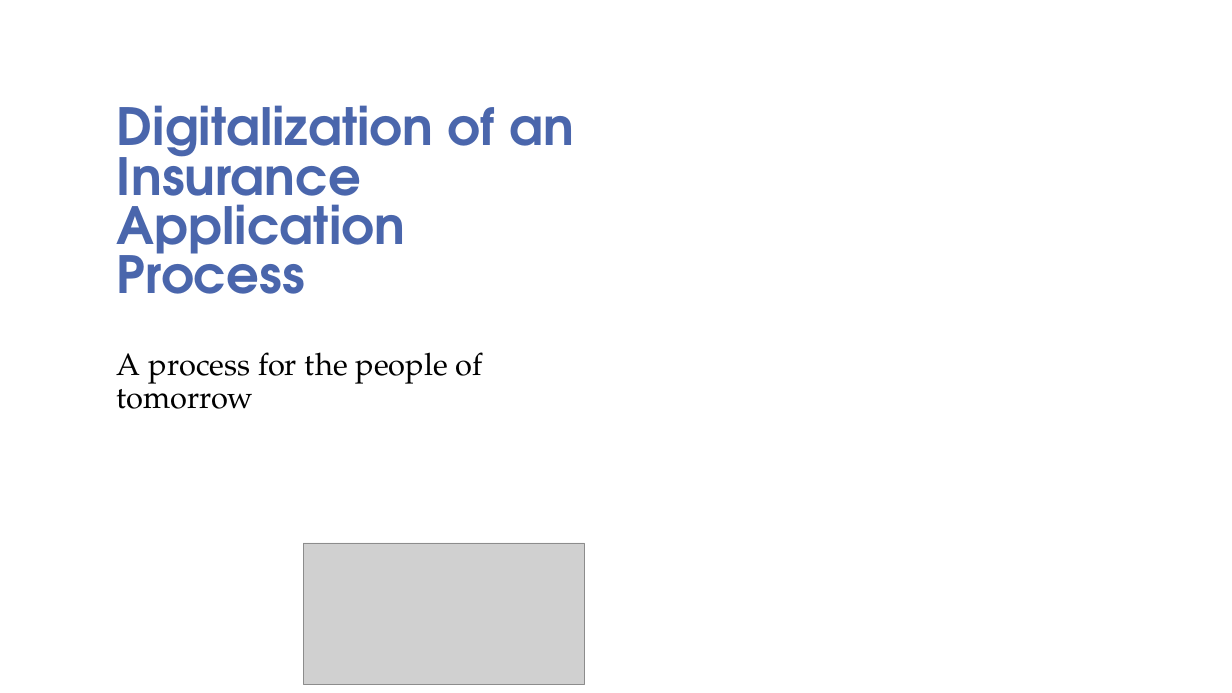
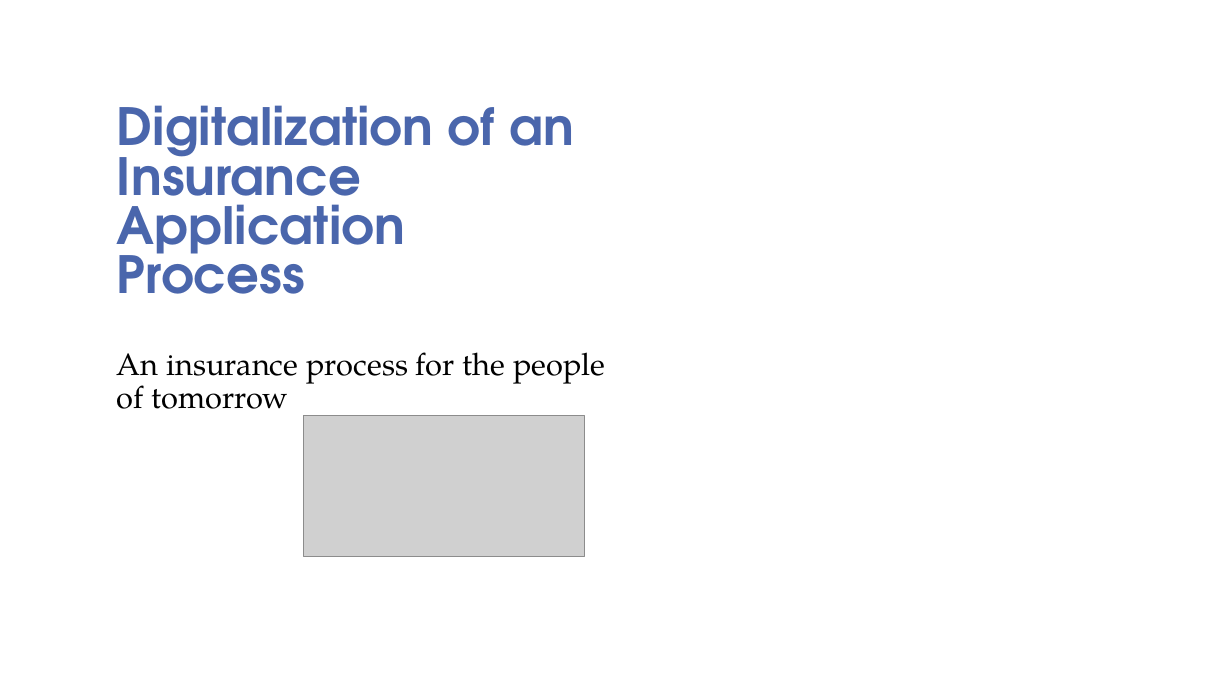
Before and after one commit to DigiBP/digibp-jungfrau, a slide deck: slide 1 of presentation/Digitalization of an Insurance Application Process.pptx. Drawn at 1232x693 pixels with LibreOffice and Linux fonts; fonts in the diff are those of the drawing; grey boxes stand for pictures; background and template pictures are left out. Boxes give left, top, right and bottom in pixels: in the first picture for what was removed or moved away, otherwise in the second. Text is boxed around its words. In the diff, an @@ line names an element or a change of style, - is before the commit and + after.

Commit message:
Presentation

```diff
--- a/presentation/Digitalization of an Insurance Application Process.pptx
+++ b/presentation/Digitalization of an Insurance Application Process.pptx
@@ subtitle at <box>117,352,605,409</box>: text changed @@
-A process for the people of tomorrow
+An insurance process for the people of tomorrow
@@ picture: place and size @@
-picture at <box>303,543,585,685</box>
+picture at <box>303,415,585,556</box>
```
Also in this commit, not shown: 2 slides added, 3 slides removed, 2 other files.
